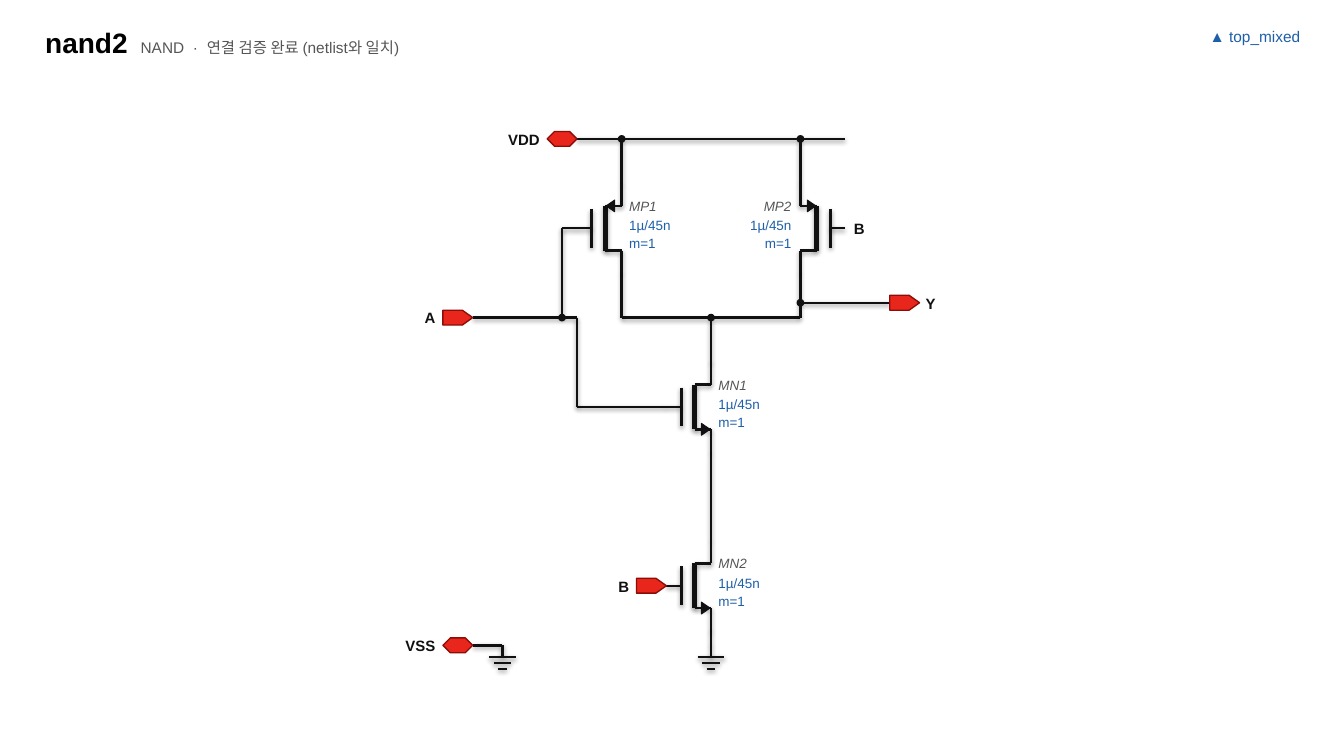
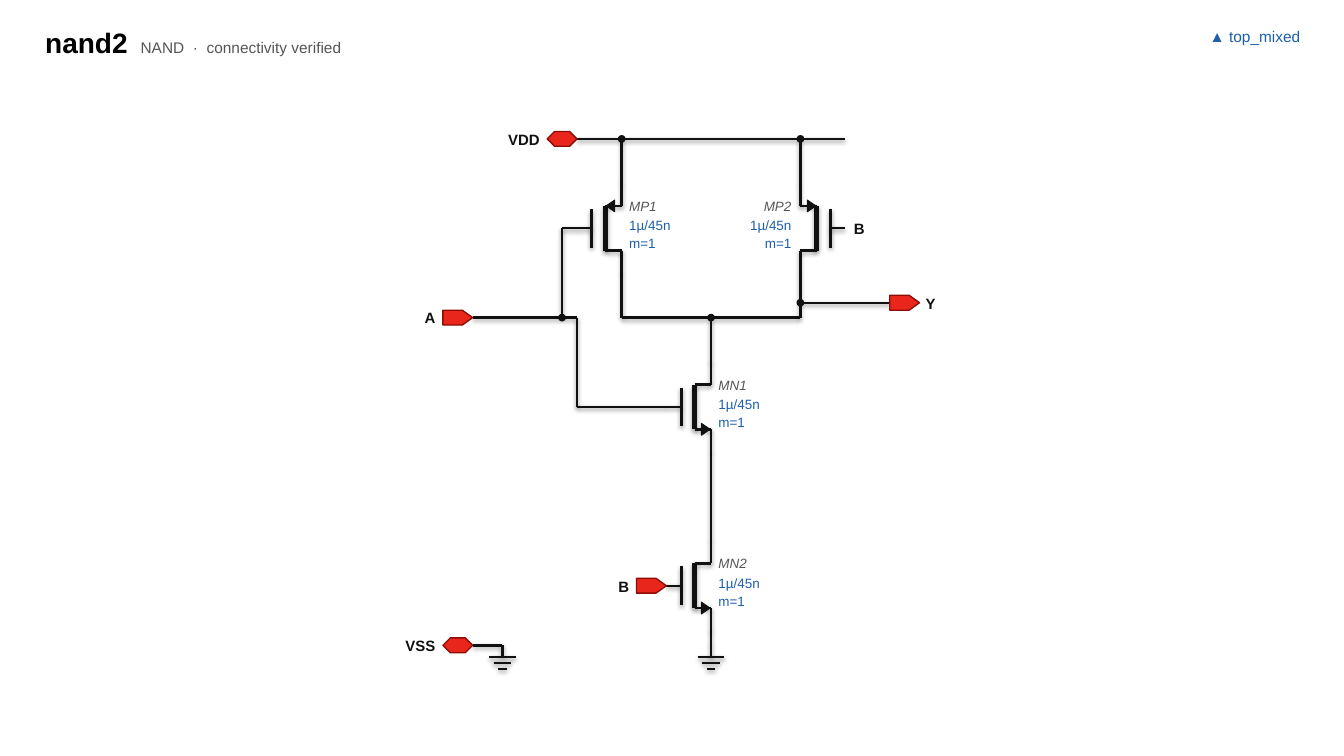
Before and after one commit to jmseo16/etf-dashboard, a slide deck: slide 4 of examples/virtuoso_style_schematic.pptx. Drawn at 1344x756 pixels with LibreOffice and Linux fonts; fonts in the diff are those of the drawing. Boxes give left, top, right and bottom in pixels: in the first picture for what was removed or moved away, otherwise in the second. Text is boxed around its words. In the diff, an @@ line names an element or a change of style, - is before the commit and + after.

```diff
--- a/examples/virtuoso_style_schematic.pptx
+++ b/examples/virtuoso_style_schematic.pptx
@@ text at (45,32,341,56): text changed @@
-nand2 NAND · 연결 검증 완료 (netlist와 일치)
+nand2 NAND · connectivity verified
```
Also in this commit, not shown: 3 other slides changed, 14 other files.
